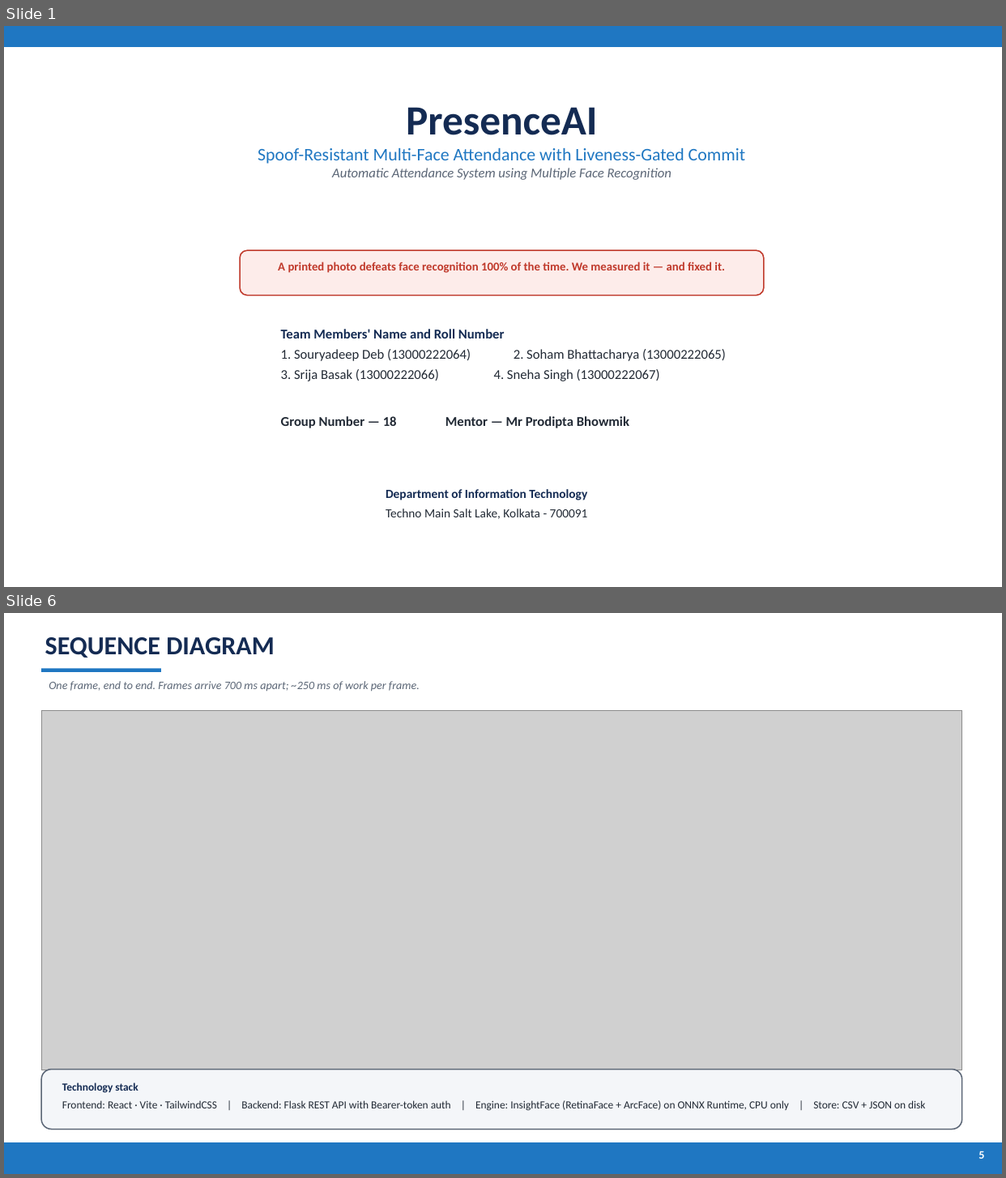
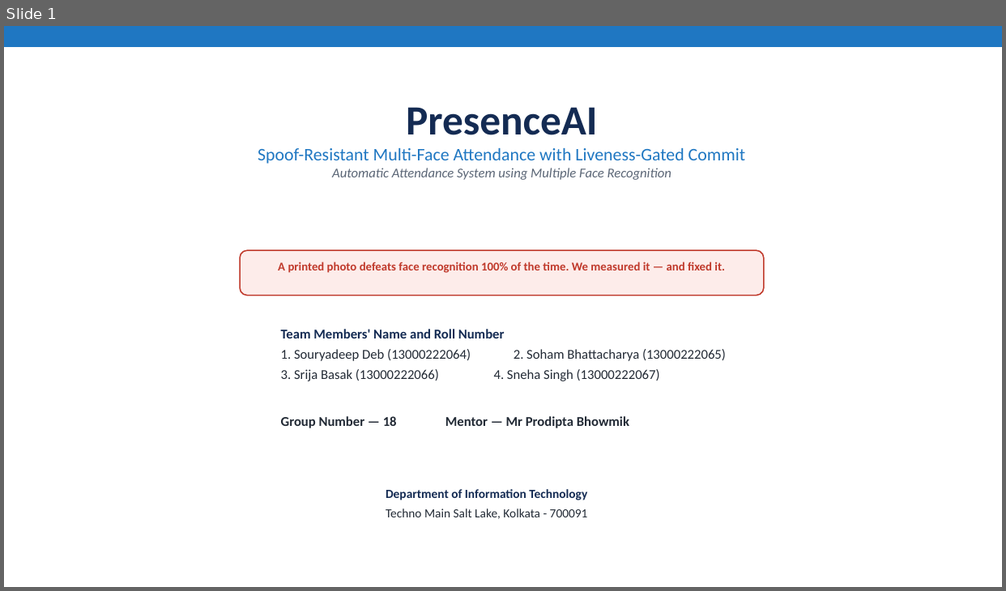
Before and after one commit to SohamBhattacharjee2003/MutiFace-Attendance-System, a slide deck: Server/results/PresenceAI_Presentation.pptx. Shown one above the other, each under a label of ours: slides 1 and 6 before the commit, slide 1 after it; the slides between them are not shown. The pictures are 1006x1178 and 1006x591 pixels, drawn with LibreOffice and Linux fonts; fonts in the diff are those of the drawing; grey boxes stand for pictures. Boxes give left, top, right and bottom in pixels: in the first picture for what was removed or moved away, otherwise in the second. Text is boxed around its words. In the diff, an @@ line names an element or a change of style, - is before the commit and + after.

Commit message:
Deck: drop the sequence diagram, 11 slides, five more generated diagrams
- Sequence diagram removed; the two methodology slides merged into one.
- New diagrams, all drawn from code: system architecture (one laptop, no cloud);
  the attack itself (real face and a photo of that face produce nearly identical
  embeddings, so both are marked present); genuine-vs-impostor score distributions
  with the calibrated threshold marked; the open-set ROC with AUC and EER; and the
  recurring-cost comparison against a cloud face API.
- The score distribution and ROC are recomputed on the SAME split scripts/evaluate.py
  uses, so the curves on the slides are the distributions the reported FAR actually
  came from — not a redraw from different data.

```diff
--- a/Server/results/PresenceAI_Presentation.pptx
+++ b/Server/results/PresenceAI_Presentation.pptx
@@ slide 6 removed at [4, 613, 1002, 1174], background #FFFFFF @@
@@ text removed at [45, 637, 275, 658] @@
-SEQUENCE DIAGRAM
@@ rectangle removed at [41, 668, 161, 672] @@
@@ text removed at [49, 681, 420, 692] @@
-One frame, end to end. Frames arrive 700 ms apart; ~250 ms of work per frame.
@@ picture removed at [41, 710, 962, 1071] @@
@@ rounded rectangle removed at [41, 1070, 962, 1130] @@
@@ text removed at [62, 1083, 925, 1111] @@
-Technology stack
-Frontend: React · Vite · TailwindCSS | Backend: Flask REST API with Bearer-token auth | Engine: InsightFace (RetinaFace + ArcFace) on ONNX Runtime, CPU only | Store: CSV + JSON on disk
@@ rectangle removed at [4, 1143, 1002, 1174] @@
@@ text removed at [978, 1152, 984, 1159] @@
-5
```
Also in this commit, not shown: 9 slides changed, 1 slide added, 2 other slides removed, 6 other files.
